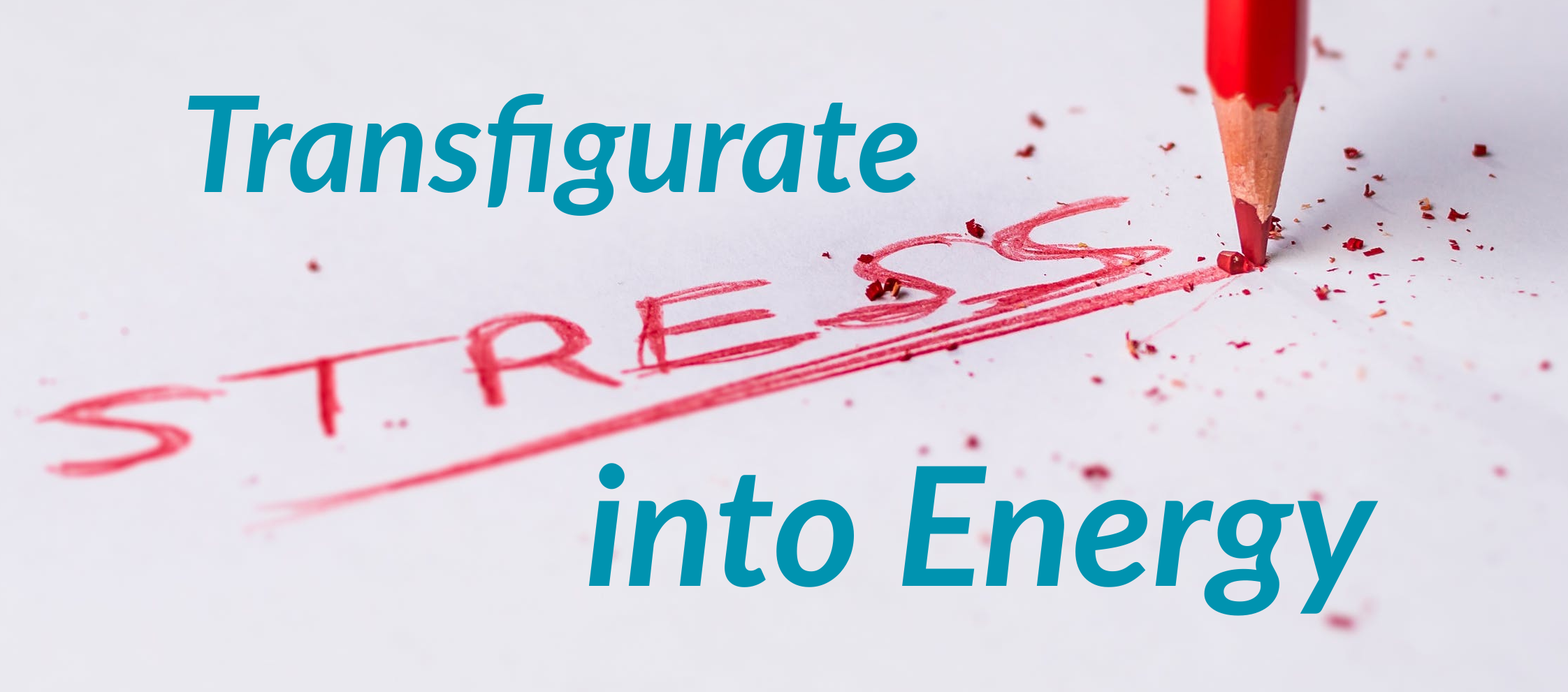
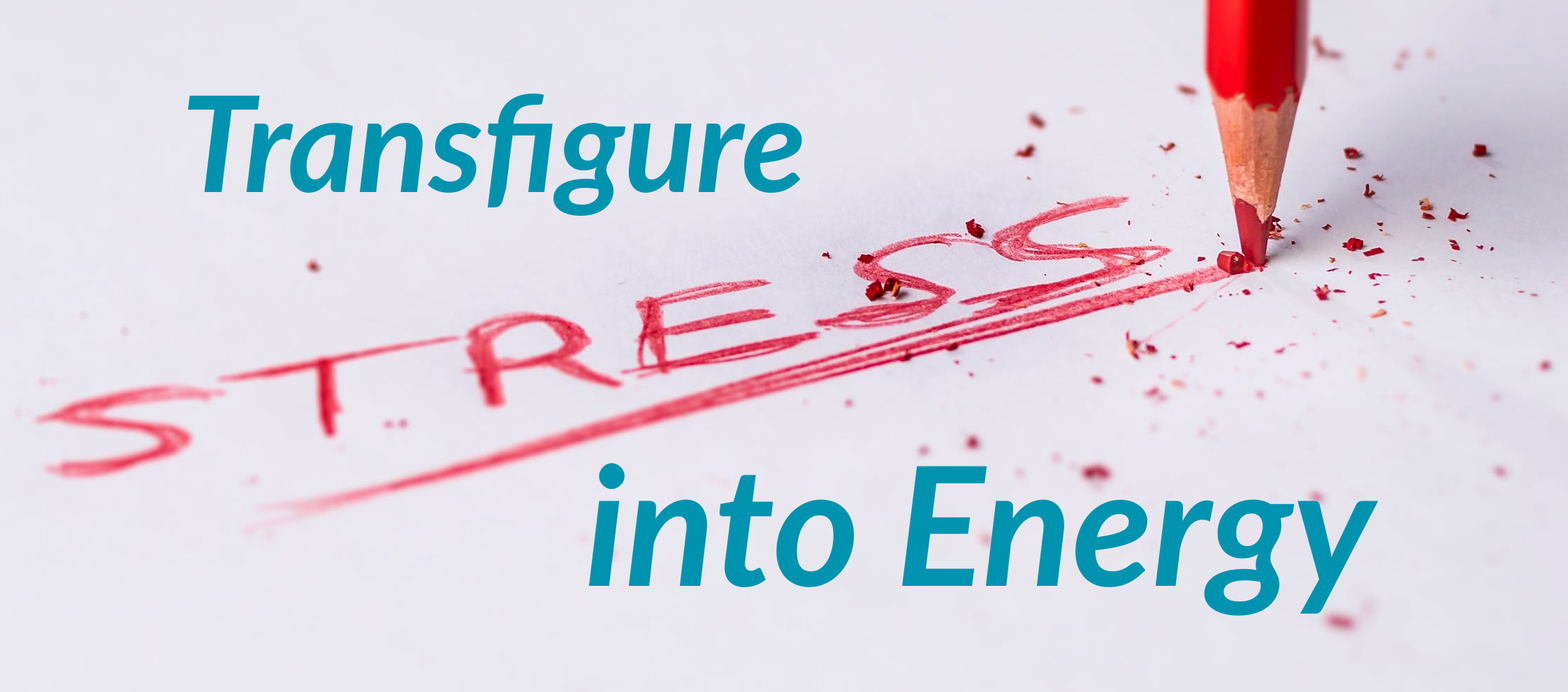
Layers edited between the first and the second 1568 × 692 image:
renamed "Transfigurate" to "Transfigure", painted on it over [742, 102, 918, 193]
